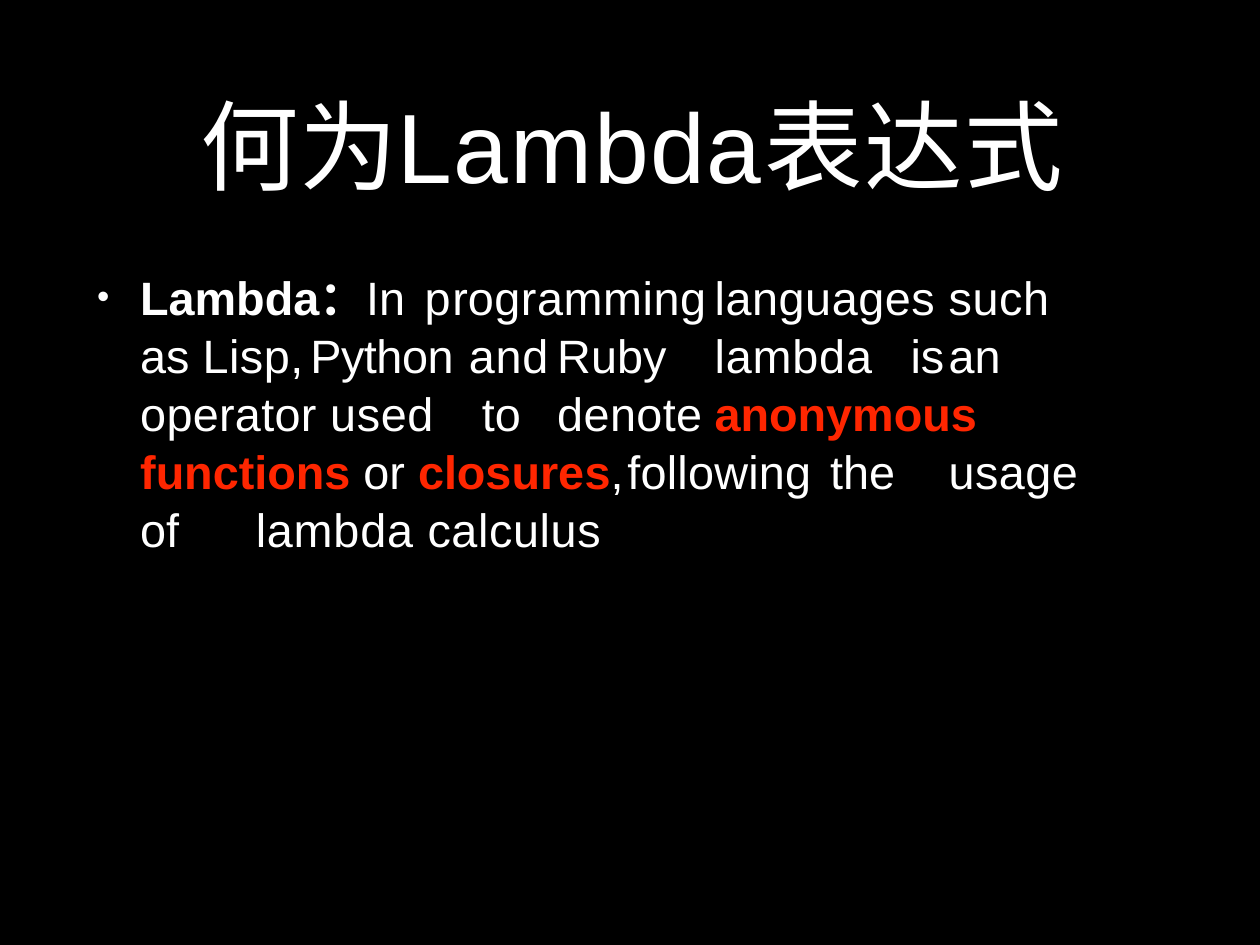
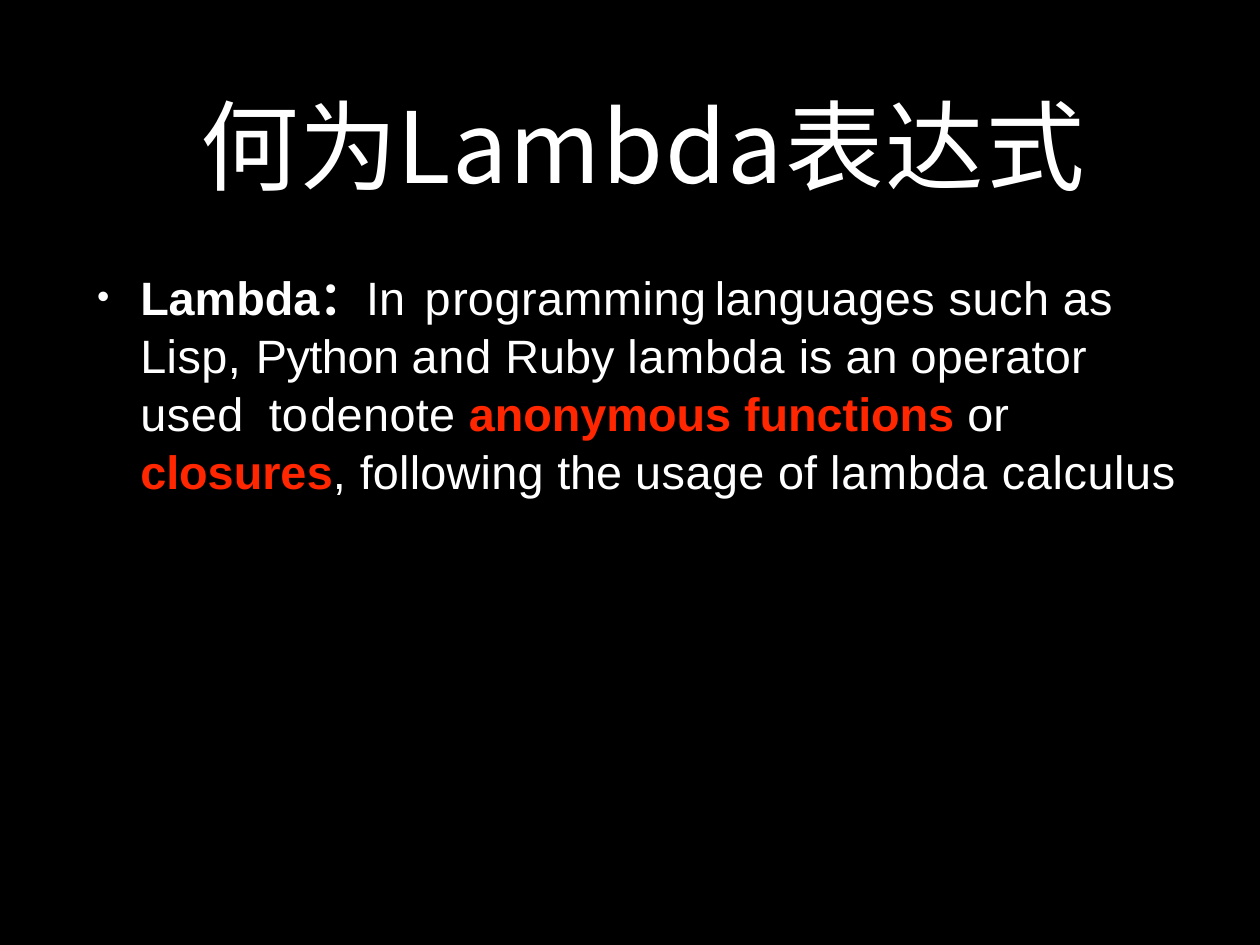
Before and after one commit to ProSayJ/springbootstudy, a slide deck: slide 2 of doc/ppt/读书笔记/Java 8深入剖析与实战.pptx. Drawn at 1260x945 pixels with LibreOffice and Linux fonts; fonts in the diff are those of the drawing. Boxes give left, top, right and bottom in pixels: in the first picture for what was removed or moved away, otherwise in the second. Text is boxed around its words. In the diff, an @@ line names an element or a change of style, - is before the commit and + after.

```diff
--- a/doc/ppt/读书笔记/Java 8深入剖析与实战.pptx
+++ b/doc/ppt/读书笔记/Java 8深入剖析与实战.pptx
@@ title "何为Lambda表达式" at bbox=[201, 100, 1085, 191]: font DejaVu Sans Mono to Noto Sans CJK JP, font Arial to Noto Sans CJK JP in "何为Lambda表达式" @@
@@ text "Lambda：In programming languages such as ..." rewrapped from bbox=[140, 281, 1078, 548] to bbox=[140, 281, 1175, 498] @@
```
Also in this commit, not shown: 3 other slides changed, 5 other files.
